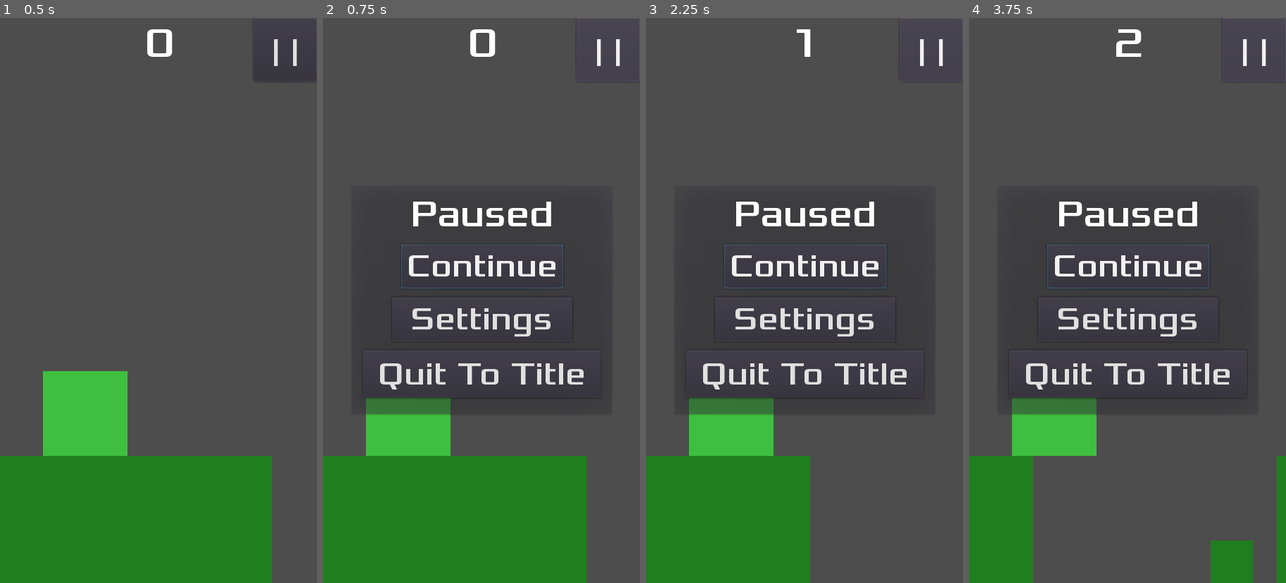
Above: before the commit, frames 1-4 (left to right).
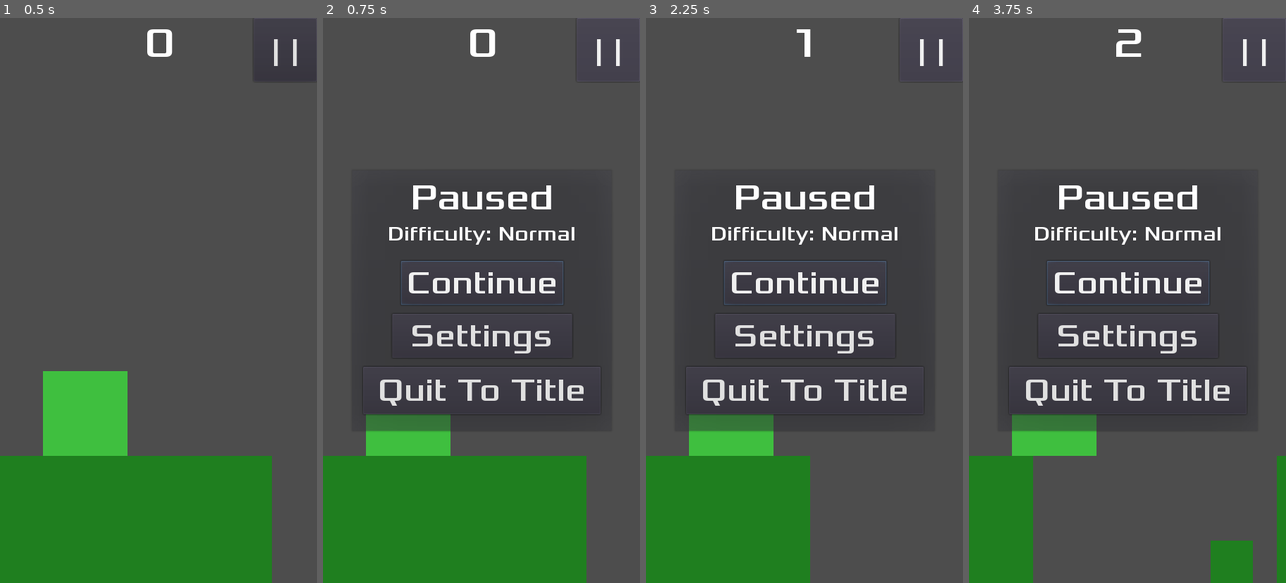
Above: after the commit, the same moments.

Repository: tomas7770/RunJump
Game: Godot game, scene res://scenes/Main.tscn
Same seed, same stepped clock (60 frames per second), same inputs: the game is played once before the commit and once after it. This scene is started directly instead of the project's main scene.
Inputs:
- Up to frame 1 (0.5 s): no input
- Up to frame 2 (0.75 s): click "| |" at 0.5 s
- Up to frame 3 (2.25 s): click "Continue" at 1.25 s; click "| |" at 2 s
- Up to frame 4 (3.75 s): click "Continue" at 2.75 s; click "| |" at 3.5 s

Frame 1 is identical in both runs. In frame 2, 8.0% of the frame differs, in the area x 12-88%, y 29-74%; in frame 3, 8.0%; in frame 4, 8.0%.

Commit message:
Add chosen difficulty label to pause menu

Diff:
--- a/scenes/GlobalVariables.gd
+++ b/scenes/GlobalVariables.gd
@@ -3,6 +3,7 @@
 const GAME_VERSION = "Development Version (v0.2.2+)"
 const SAVEABLE = {"high_score":"high", "sound_mute":"mute", "sound_shift":"sfxshift"}
 enum DIFFICULTY {NORMAL, EASY}
+const DIFFICULTY_STRINGS = {DIFFICULTY.NORMAL:"Normal", DIFFICULTY.EASY:"Easy"}
 var high_score = {}
 var sound_mute = false
 var sound_shift = false
--- a/scenes/HUD.gd
+++ b/scenes/HUD.gd
@@ -1,6 +1,7 @@
 extends CanvasLayer
 
 const SETTINGS_HUD = preload("SettingsHUD.tscn")
+const DIFFICULTY_STRINGS = GlobalVariables.DIFFICULTY_STRINGS
 
 func update_score(score):
 	$ScoreLabel.text = str(score)
@@ -8,13 +9,16 @@
 func game_over():
 	$GameOver.popup()
 
-func pause_popup():
+func update_difficulty_label(current_difficulty):
+	$PausePopup.get_node("DifficultyLabel").text = "Difficulty: "+DIFFICULTY_STRINGS[current_difficulty]
+
+func _pause_popup():
 	if !($GameOver.visible):
 		GlobalVariables.pause = true
 		$PausePopup.popup()
 
 func _on_PauseButton_pressed():
-	pause_popup()
+	_pause_popup()
 
 func _on_TitleButton_pressed():
 # warning-ignore:return_value_discarded
--- a/scenes/HUD.tscn
+++ b/scenes/HUD.tscn
@@ -20,6 +20,10 @@
 font_data = ExtResource( 2 )
 
 [sub_resource type="DynamicFont" id=5]
+size = 32
+font_data = ExtResource( 2 )
+
+[sub_resource type="DynamicFont" id=6]
 size = 50
 font_data = ExtResource( 2 )
 
@@ -111,10 +115,13 @@
 anchor_right = 0.5
 anchor_bottom = 0.5
 margin_left = -200.0
-margin_top = -175.0
-margin_right = 200.0
-margin_bottom = 175.0
+margin_top = -200.0
+margin_right = 200.0
+margin_bottom = 200.0
 popup_exclusive = true
+__meta__ = {
+"_edit_use_anchors_": false
+}
 
 [node name="Label" type="Label" parent="PausePopup"]
 anchor_left = 0.5
@@ -127,6 +134,25 @@
 custom_fonts/font = SubResource( 3 )
 text = "Paused"
 align = 1
+__meta__ = {
+"_edit_use_anchors_": false
+}
+
+[node name="DifficultyLabel" type="Label" parent="PausePopup"]
+anchor_left = 0.5
+anchor_right = 0.5
+margin_left = -200.0
+margin_top = 80.0
+margin_right = 200.0
+margin_bottom = 120.0
+grow_horizontal = 2
+custom_fonts/font = SubResource( 5 )
+text = "Difficulty: Normal"
+align = 1
+clip_text = true
+__meta__ = {
+"_edit_use_anchors_": false
+}
 
 [node name="ContinueButton" type="Button" parent="PausePopup"]
 anchor_left = 0.5
@@ -140,6 +166,9 @@
 grow_horizontal = 2
 custom_fonts/font = SubResource( 4 )
 text = "Continue"
+__meta__ = {
+"_edit_use_anchors_": false
+}
 
 [node name="TitleButton2" type="Button" parent="PausePopup"]
 anchor_left = 0.5
@@ -156,16 +185,19 @@
 
 [node name="SettingsButton" type="Button" parent="PausePopup"]
 anchor_left = 0.5
-anchor_right = 0.5
+anchor_top = 1.0
+anchor_right = 0.5
+anchor_bottom = 1.0
 margin_left = -136.5
-margin_top = 170.0
+margin_top = -180.0
 margin_right = 136.5
-margin_bottom = 237.0
-custom_fonts/font = SubResource( 5 )
+margin_bottom = -113.0
+custom_fonts/font = SubResource( 6 )
 text = "Settings"
 __meta__ = {
 "_edit_use_anchors_": false
 }
+
 [connection signal="pressed" from="PauseButton" to="." method="_on_PauseButton_pressed"]
 [connection signal="pressed" from="GameOver/TitleButton" to="." method="_on_TitleButton_pressed"]
 [connection signal="pressed" from="GameOver/RetryButton" to="." method="_on_RetryButton_pressed"]
--- a/scenes/Main.gd
+++ b/scenes/Main.gd
@@ -35,6 +35,7 @@
 	last_height = initial_height
 	current_difficulty = GlobalVariables.selected_difficulty
 	$HUD.update_score(score)
+	$HUD.update_difficulty_label(current_difficulty)
 	player.position = Vector2(128,598)
 	var plats = get_tree().get_nodes_in_group("Platforms")
 	for platX in plats:
--- a/scenes/TitleHUD.gd
+++ b/scenes/TitleHUD.gd
@@ -2,7 +2,7 @@
 
 const SETTINGS_HUD = preload("SettingsHUD.tscn")
 const DIFFICULTY = GlobalVariables.DIFFICULTY
-const DIFFICULTY_STRINGS = {DIFFICULTY.NORMAL:"Normal", DIFFICULTY.EASY:"Easy"}
+const DIFFICULTY_STRINGS = GlobalVariables.DIFFICULTY_STRINGS
 
 func _ready():
 	_update_hscore()
Not shown: 1 places in scenes/HUD.tscn that only renumber resources
